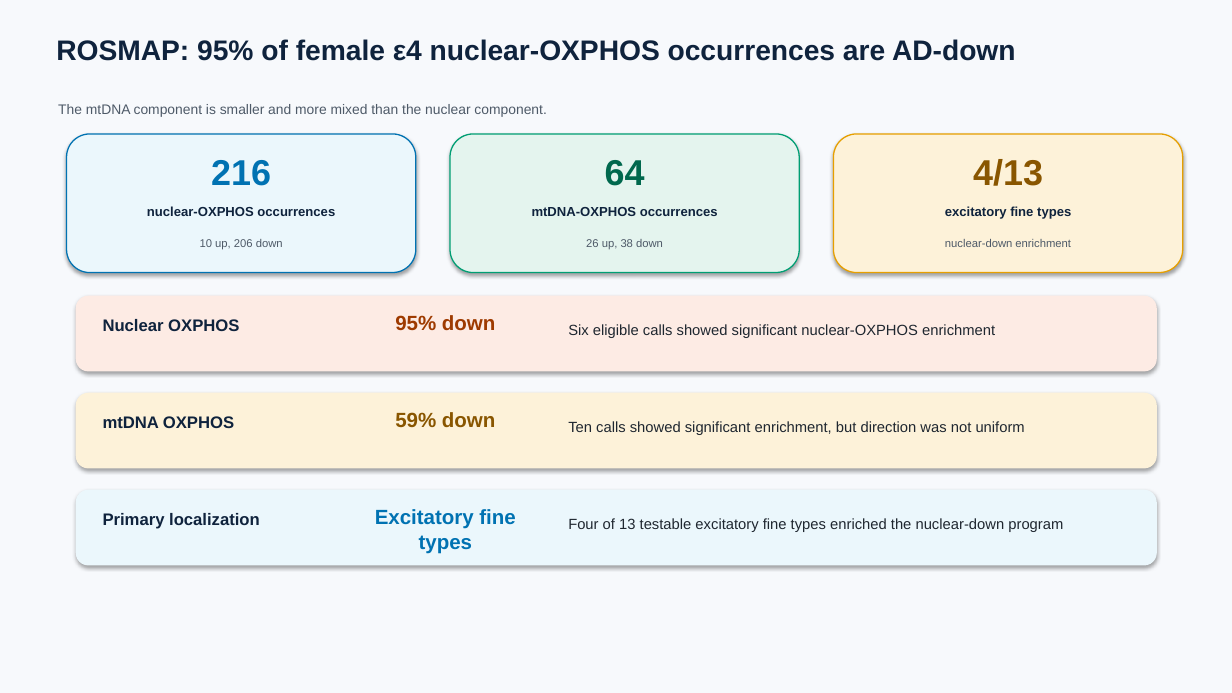
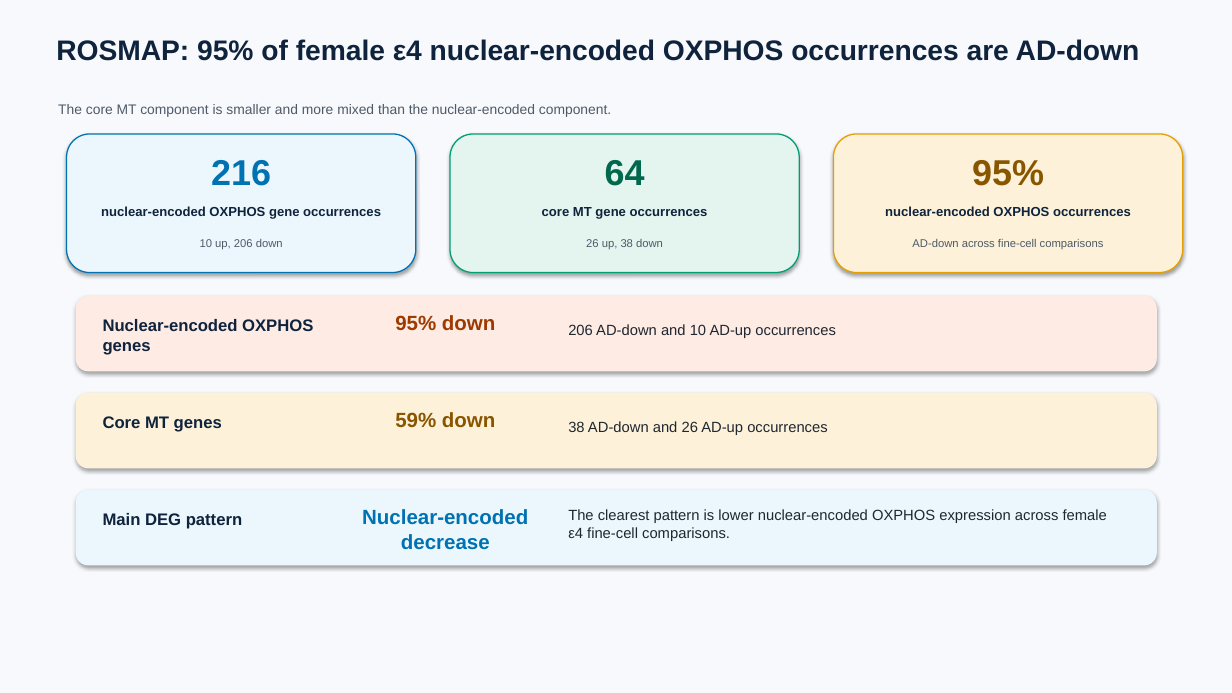
Before and after one commit to ericzhuang2010/alzheimer, a slide deck: slide 68 of docs/presentations/09162026/09162026_sex_apoe_kda_fine_broad.pptx (slide 65 before the commit). Drawn at 1232x693 pixels with LibreOffice and Linux fonts; fonts in the diff are those of the drawing. Boxes give left, top, right and bottom in pixels: in the first picture for what was removed or moved away, otherwise in the second. Text is boxed around its words. In the diff, an @@ line names an element or a change of style, - is before the commit and + after.

```diff
--- a/docs/presentations/09162026/09162026_sex_apoe_kda_fine_broad.pptx
+++ b/docs/presentations/09162026/09162026_sex_apoe_kda_fine_broad.pptx
@@ text at (x1=56, y1=39, x2=1140, y2=61): text changed @@
-ROSMAP: 95% of female ε4 nuclear-OXPHOS occurrences are AD-down
+ROSMAP: 95% of female ε4 nuclear-encoded OXPHOS occurrences are AD-down
@@ text at (x1=58, y1=104, x2=611, y2=117): text changed @@
-The mtDNA component is smaller and more mixed than the nuclear component.
+The core MT component is smaller and more mixed than the nuclear-encoded component.
@@ text at (x1=972, y1=160, x2=1044, y2=186): text changed @@
-4/13
+95%
@@ text at (x1=101, y1=206, x2=381, y2=219): text changed @@
-nuclear-OXPHOS occurrences
+nuclear-encoded OXPHOS gene occurrences
@@ text at (x1=542, y1=207, x2=708, y2=219): text changed @@
-mtDNA-OXPHOS occurrences
+core MT gene occurrences
@@ text at (x1=885, y1=206, x2=1131, y2=216): text changed @@
-excitatory fine types
+nuclear-encoded OXPHOS occurrences
@@ text at (x1=912, y1=239, x2=1104, y2=249): text changed @@
-nuclear-down enrichment
+AD-down across fine-cell comparisons
@@ text at (x1=103, y1=319, x2=313, y2=355): text changed @@
-Nuclear OXPHOS
+Nuclear-encoded OXPHOS genes
@@ text at (x1=568, y1=324, x2=835, y2=338): text changed @@
-Six eligible calls showed significant nuclear-OXPHOS enrichment
+206 AD-down and 10 AD-up occurrences
@@ text at (x1=103, y1=416, x2=222, y2=432): text changed @@
-mtDNA OXPHOS
+Core MT genes
@@ text at (x1=568, y1=421, x2=827, y2=435): text changed @@
-Ten calls showed significant enrichment, but direction was not uniform
+38 AD-down and 26 AD-up occurrences
@@ text at (x1=362, y1=509, x2=528, y2=550): text changed @@
-Excitatory fine types
+Nuclear-encoded decrease
@@ text at (x1=568, y1=509, x2=1107, y2=541): text changed @@
-Four of 13 testable excitatory fine types enriched the nuclear-down program
+The clearest pattern is lower nuclear-encoded OXPHOS expression across female ε4 fine-cell comparisons.
@@ text at (x1=103, y1=513, x2=242, y2=529): text changed @@
-Primary localization
+Main DEG pattern
```
Also in this commit, not shown: 117 other slides changed, 7 slides added, 18 slides removed, 50 other files.
